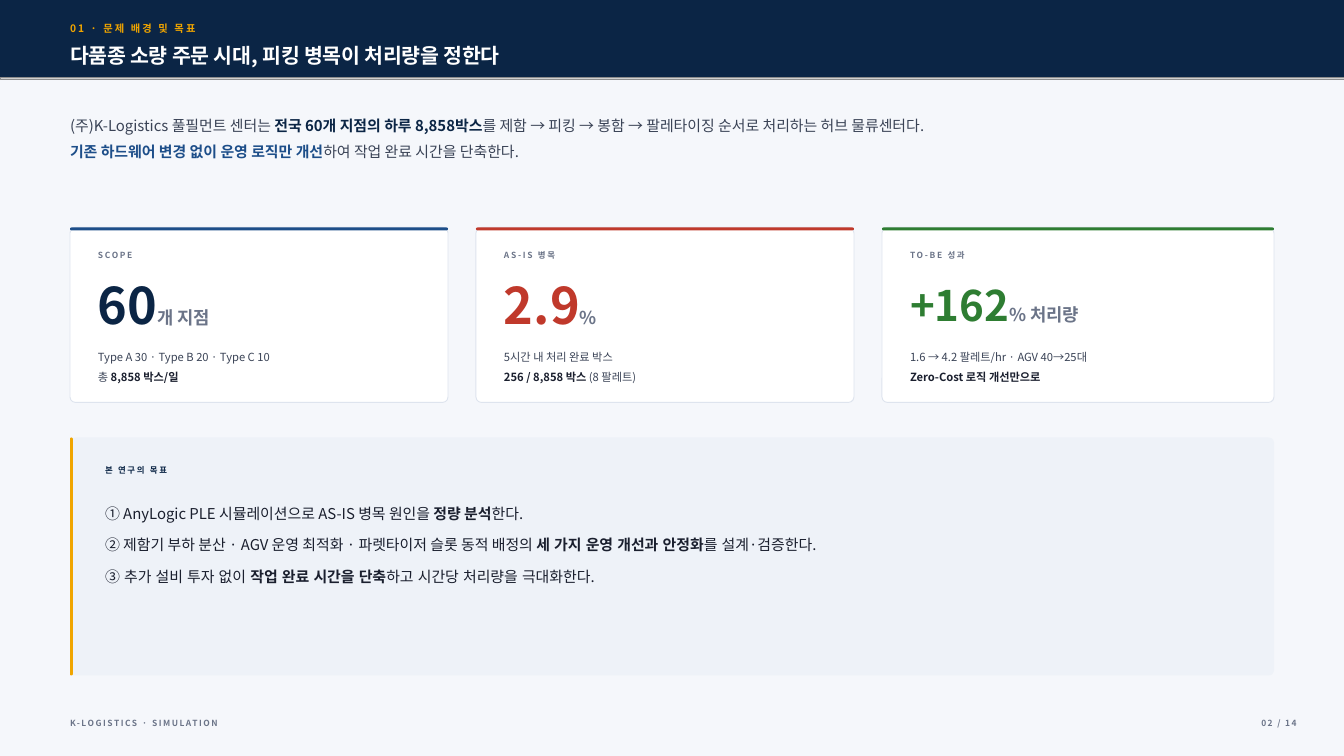
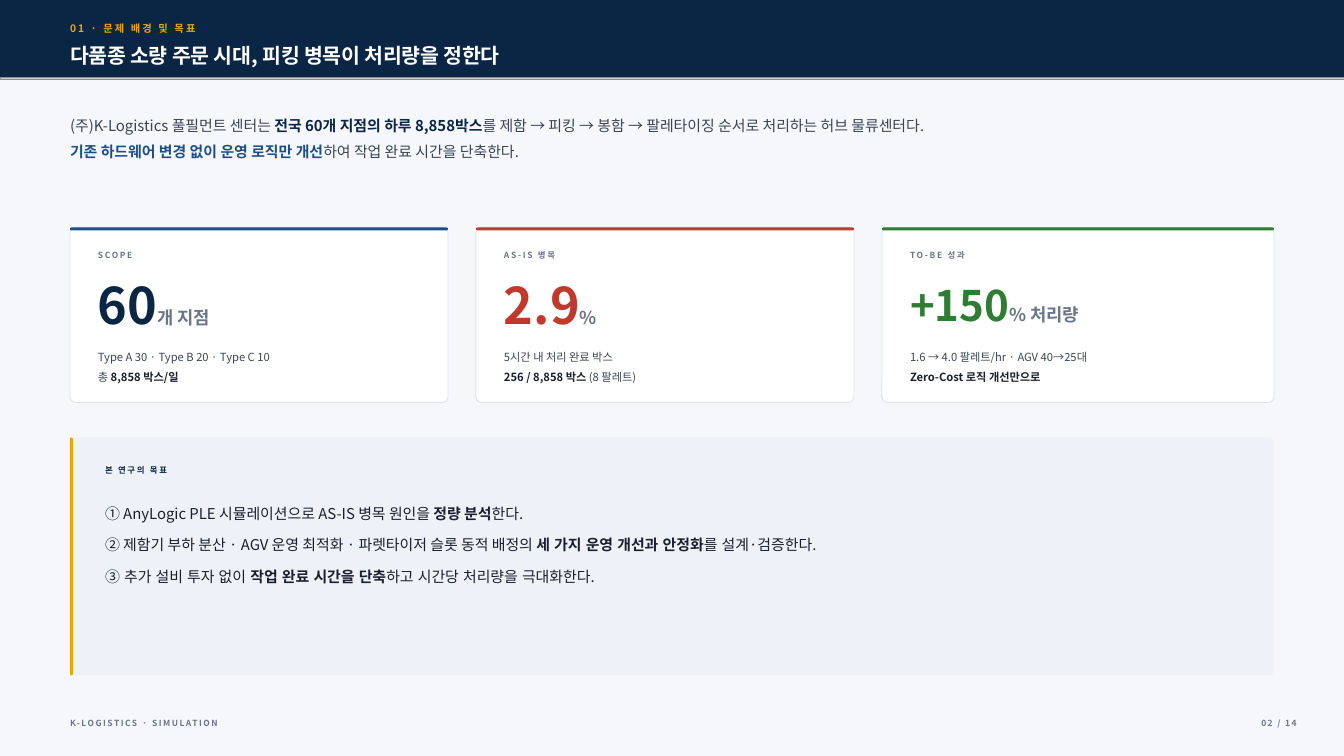
Before and after one commit to cholin3721/simulation_contest2, a slide deck: slide 2 of 피킹_프로세스_효율화_및_생산성_극대화_20260709235709.pptx. Drawn at 1344x756 pixels with LibreOffice and Linux fonts; fonts in the diff are those of the drawing; grey boxes stand for pictures. Boxes give left, top, right and bottom in pixels: in the first picture for what was removed or moved away, otherwise in the second. Text is boxed around its words. In the diff, an @@ line names an element or a change of style, - is before the commit and + after.

```diff
--- a/피킹_프로세스_효율화_및_생산성_극대화_20260709235709.pptx
+++ b/피킹_프로세스_효율화_및_생산성_극대화_20260709235709.pptx
@@ text at box(910, 289, 1079, 323): text changed @@
-+162% 처리량
++150% 처리량
@@ text at box(910, 351, 1087, 363): text changed @@
-1.6 → 4.2 팔레트/hr · AGV 40→25대
+1.6 → 4.0 팔레트/hr · AGV 40→25대
```
Also in this commit, not shown: 6 other slides changed, 7 other files.
